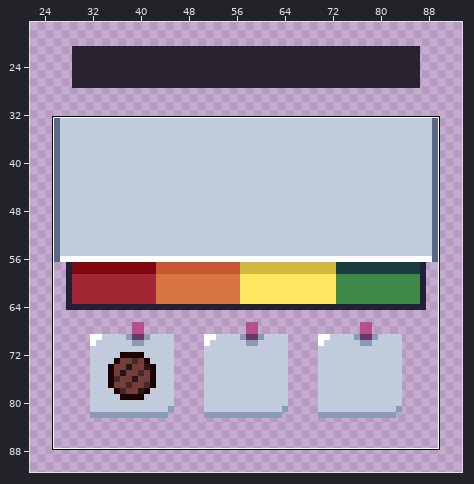
Two versions of one pixel-art file, Assets/Art/UI/RecipeUI.ase. The first picture is a wide view before the edit; the outline marks the close-up.
Close-up. The starting point:
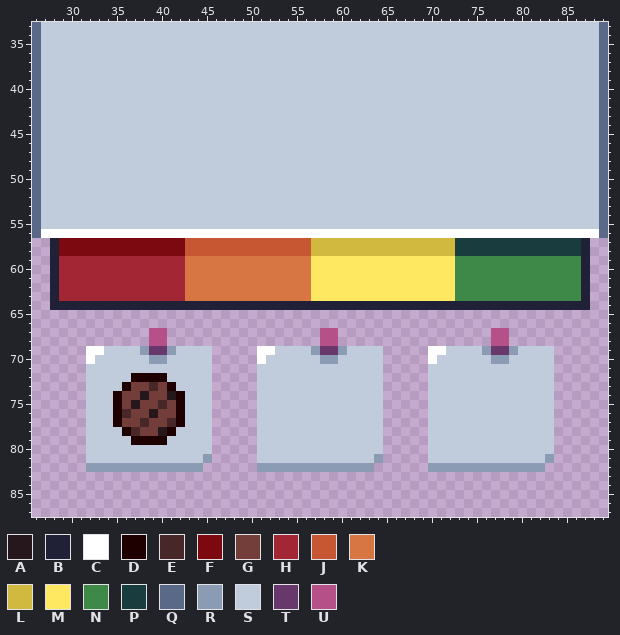
100x100 pixels, 1 frame. Shown: x 26..89, y 33..87. The wide view leaves out empty margins.
Palette (. is transparent): A #26171c  B #202137  C #ffffff  D #1f0000  E #472727  F #7d0910  G #733e39  H #a22633  J #c75732  K #d77643  L #d1b93f  M #fee761  N #3e8948  P #193c3e  Q #5a6988  R #8b9bb4  S #c0cbdc  T #68386c  U #b55088
Once edited:
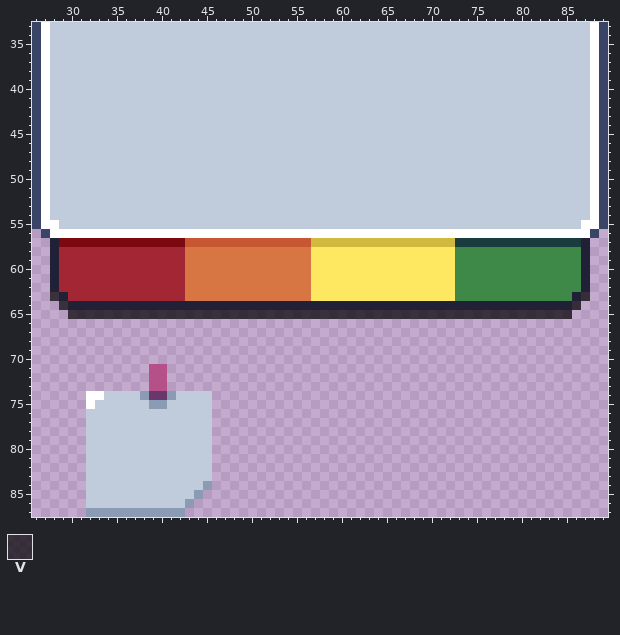
Colours new in this view: V #000000b5
Change:
layer "Shadow" now shown
layer "Food" now hidden
colour Q: #5a6988 -> #3a4466
Changed rows in their new state; - is a pixel that keeps its letter.
first column x 26:
33 -C------------------------------------------------------------C-
34 -C------------------------------------------------------------C-
35 -C------------------------------------------------------------C-
36 -C------------------------------------------------------------C-
37 -C------------------------------------------------------------C-
38 -C------------------------------------------------------------C-
39 -C------------------------------------------------------------C-
40 -C------------------------------------------------------------C-
41 -C------------------------------------------------------------C-
42 -C------------------------------------------------------------C-
43 -C------------------------------------------------------------C-
44 -C------------------------------------------------------------C-
45 -C------------------------------------------------------------C-
46 -C------------------------------------------------------------C-
47 -C------------------------------------------------------------C-
48 -C------------------------------------------------------------C-
49 -C------------------------------------------------------------C-
50 -C------------------------------------------------------------C-
51 -C------------------------------------------------------------C-
52 -C------------------------------------------------------------C-
53 -C------------------------------------------------------------C-
54 -C------------------------------------------------------------C-
55 -CC----------------------------------------------------------CC-
56 .Q------------------------------------------------------------Q.
58 ---HHHHHHHHHHHHHHKKKKKKKKKKKKKKMMMMMMMMMMMMMMMMNNNNNNNNNNNNNN---
first column x 28:
63 VB--------------------------------------------------------BV
64 .V--------------------------------------------------------V.
65 --VVVVVVVVVVVVVVVVVVVVVVVVVVVVVVVVVVVVVVVVVVVVVVVVVVVVVVVV--
67 -----------..-----------------..-----------------..---------
68 -----------..-----------------..-----------------..---------
69 ----..............-----..............-----..............----
70 ----..............-----..............-----..............----
71 ----.......UU.....-----..............-----..............----
72 ----.......UU.....-----..............-----..............----
73 ----.......UU.....-----..............-----..............----
74 ----CC-SSSRTTRS--------..............-----..............----
75 ----C--SSSSRRSS--------..............-----..............----
76 -------SSSSSSSS--------..............-----..............----
77 -------SSSSSSSS--------..............-----..............----
78 --------SSSSSS---------..............-----..............----
79 ---------SSSS----------..............-----..............----
80 -----------------------..............-----..............----
81 -----------------S-----..............-----..............----
82 ----SSSSSSSSSSSSSS-----.............------.............-----
83 ----SSSSSSSSSSSSSS------------------------------------------
84 ----SSSSSSSSSSSSSR------------------------------------------
85 ----SSSSSSSSSSSSR-------------------------------------------
86 ----SSSSSSSSSSSR--------------------------------------------
87 ----RRRRRRRRRRR---------------------------------------------
Where, in picture pixels (left, top, right, bottom), the same in both close-ups:
changed: (32, 22, 608, 256)
changed: (50, 292, 590, 517)
